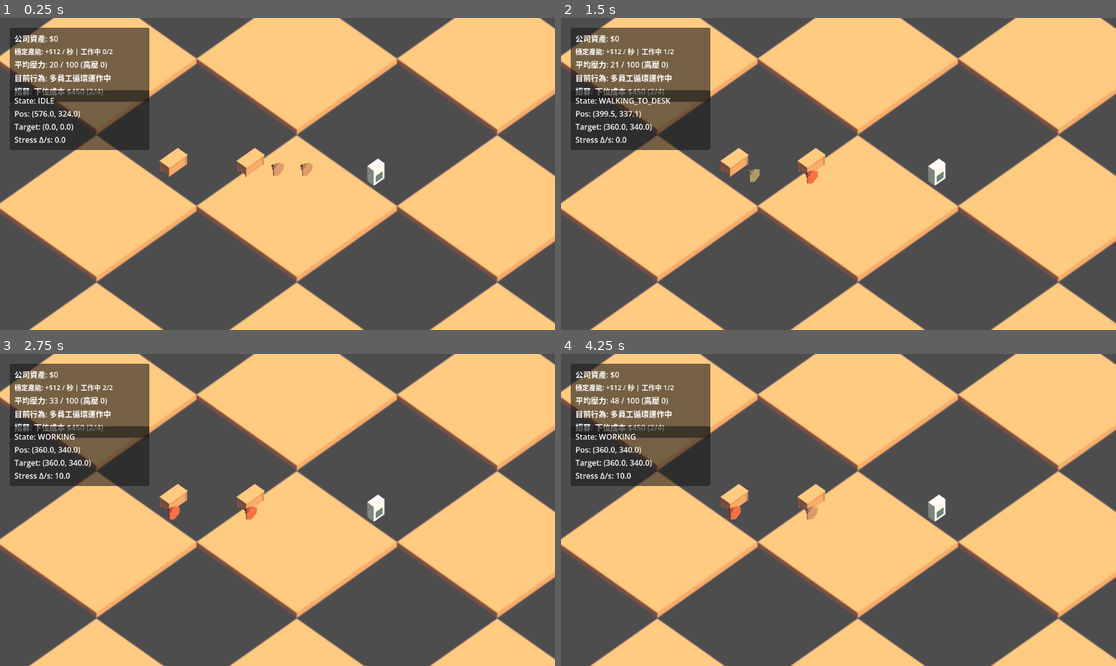
Above: before the commit, frames 1-4 (two rows, left to right).
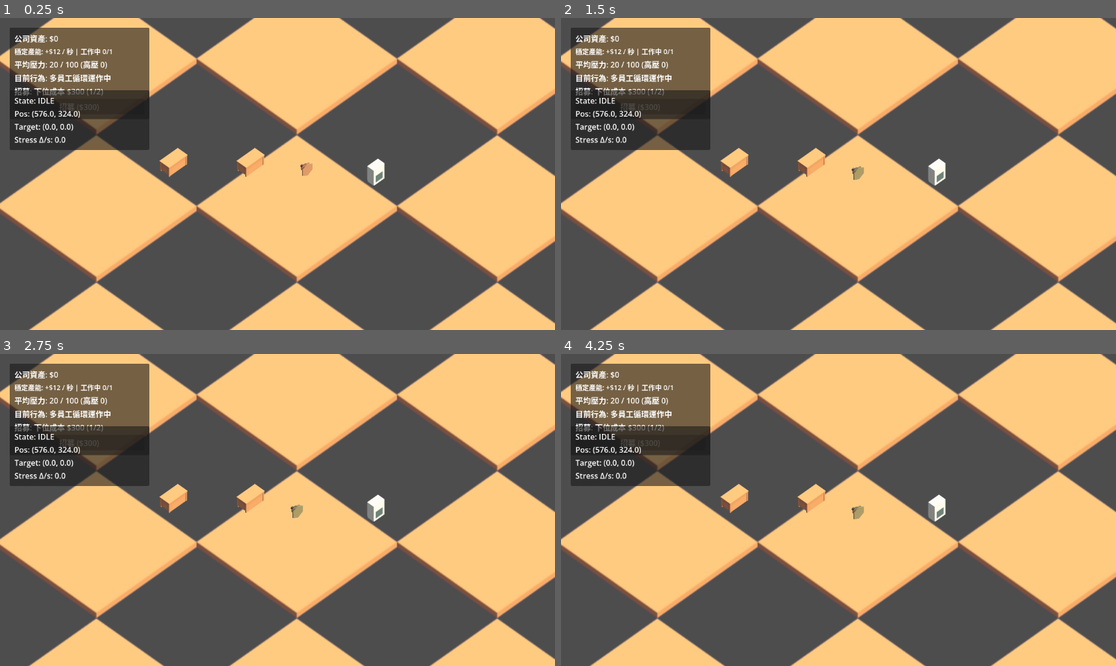
Above: after the commit, the same moments.

Repository: michaelchang-jpg/cs-tycoon
Game: Godot game, scene res://scenes/main.tscn
Same seed, same stepped clock (60 frames per second), same inputs: the game is played once before the commit and once after it.
Inputs:
- Up to frame 1 (0.25 s): no input
- Up to frame 2 (1.5 s): tap Enter at 0.5 s
- Up to frame 3 (2.75 s): tap Space at 2 s
- Up to frame 4 (4.25 s): tap Enter at 2.75 s; tap Space at 3.5 s

The runs differ from the first frame. In frame 1, 0.8% of the frame differs, in the area x 9-52%, y 10-51%; in frame 2, 1.2%; in frame 3, 1.2%; in frame 4, 1.2%, in the area x 6-55%, y 10-54%.

Commit message:
feat: implement recruit action flow with UI button
- add RecruitButton to main UI panel
- wire recruit button to manager flow
- validate capacity and funds before hiring
- deduct money and activate next employee on success
- update recruit label/button state dynamically

Co-Authored-By: Dorothy <dorothy@openclaw.ai>

Diff:
--- a/scenes/main.tscn
+++ b/scenes/main.tscn
@@ -139,7 +139,7 @@
 offset_left = 20.0
 offset_top = 20.0
 offset_right = 310.0
-offset_bottom = 154.0
+offset_bottom = 190.0
 
 [node name="MarginContainer" type="MarginContainer" parent="UI/Control/PanelContainer"]
 layout_mode = 2
@@ -171,6 +171,10 @@
 [node name="RecruitLabel" type="Label" parent="UI/Control/PanelContainer/MarginContainer/VBoxContainer"]
 layout_mode = 2
 text = "招募: --"
+
+[node name="RecruitButton" type="Button" parent="UI/Control/PanelContainer/MarginContainer/VBoxContainer"]
+layout_mode = 2
+text = "招募"
 
 [node name="DebugOverlay" type="CanvasLayer" parent="."]
 script = ExtResource("9_debug")
--- a/scripts/game_manager.gd
+++ b/scripts/game_manager.gd
@@ -10,20 +10,24 @@
 @onready var stress_label: Label = $UI/Control/PanelContainer/MarginContainer/VBoxContainer/StressLabel
 @onready var action_label: Label = $UI/Control/PanelContainer/MarginContainer/VBoxContainer/ActionLabel
 @onready var recruit_label: Label = $UI/Control/PanelContainer/MarginContainer/VBoxContainer/RecruitLabel
+@onready var recruit_button: Button = $UI/Control/PanelContainer/MarginContainer/VBoxContainer/RecruitButton
 
 @onready var job_generator: JobGenerator = JobGenerator.new()
 var employee_stats: Dictionary = {}
 var employees: Array[Employee] = []
+var employee_pool: Array[Employee] = []
 var action_cooldowns: Dictionary = {}
 var recruit_policy: RecruitmentPolicy = RecruitmentPolicy.new()
 
 var total_money: int = 0
+var active_employee_count: int = 1
 
 func _ready() -> void:
 	randomize()
 	add_child(job_generator)
 	_collect_employees()
 	_setup_employees()
+	recruit_button.pressed.connect(_on_recruit_pressed)
 	_update_money(0.0)
 	_refresh_ui_summary()
 
@@ -34,24 +38,45 @@
 	_refresh_ui_summary()
 
 func _collect_employees() -> void:
-	employees.clear()
+	employee_pool.clear()
 	for child in entities.get_children():
 		if child is Employee:
-			employees.append(child)
+			employee_pool.append(child)
+
+	employee_pool.sort_custom(func(a: Employee, b: Employee) -> bool:
+		return a.name < b.name
+	)
+	active_employee_count = clamp(active_employee_count, 1, employee_pool.size())
+	_rebuild_active_employees()
 
 func _setup_employees() -> void:
-	for i in employees.size():
-		var employee := employees[i]
+	for i in employee_pool.size():
+		var employee := employee_pool[i]
 		var desk_pos := desk_a.get_chair_global_position()
 		if i % 2 == 1:
 			desk_pos = desk_b.get_chair_global_position()
 
 		employee.setup_points(desk_pos, water_cooler.get_stand_global_position())
-		employee.stress_changed.connect(_on_stress_changed.bind(employee))
-		employee.state_changed.connect(_on_state_changed.bind(employee))
+		if not employee.stress_changed.is_connected(_on_stress_changed.bind(employee)):
+			employee.stress_changed.connect(_on_stress_changed.bind(employee))
+		if not employee.state_changed.is_connected(_on_state_changed.bind(employee)):
+			employee.state_changed.connect(_on_state_changed.bind(employee))
 		employee_stats[employee] = EmployeeStats.new()
 		employee_stats[employee].stress = employee.stress
 		action_cooldowns[employee] = 0.0
+
+	_rebuild_active_employees()
+
+func _rebuild_active_employees() -> void:
+	employees.clear()
+	for i in employee_pool.size():
+		var employee := employee_pool[i]
+		var is_active := i < active_employee_count
+		employee.visible = is_active
+		employee.set_physics_process(is_active)
+		employee.set_process(is_active)
+		if is_active:
+			employees.append(employee)
 
 func _update_employee_loop(employee: Employee, delta: float) -> void:
 	if employee.current_state == Employee.State.IDLE:
@@ -76,6 +101,8 @@
 		stress_label.text = "壓力值: --"
 		action_label.text = "目前行為: 無員工"
 		recruit_label.text = "招募: 無"
+		recruit_button.disabled = true
+		recruit_button.text = "招募"
 		return
 
 	var stress_sum := 0.0
@@ -94,14 +121,49 @@
 	stress_label.text = "平均壓力: %d / 100 (高壓 %d)" % [int(avg_stress), high_stress_count]
 	action_label.text = "目前行為: 多員工循環運作中"
 	recruit_label.text = _build_recruit_text()
+	_refresh_recruit_button()
 
 func _build_recruit_text() -> String:
 	var active_count := employees.size()
-	if not recruit_policy.can_hire(active_count):
-		return "招募: 已滿編 (%d/%d)" % [active_count, recruit_policy.employee_capacity]
+	var capacity := min(recruit_policy.employee_capacity, employee_pool.size())
+	if active_count >= capacity:
+		return "招募: 已滿編 (%d/%d)" % [active_count, capacity]
 
 	var next_cost := recruit_policy.get_next_hire_cost(active_count)
-	return "招募: 下位成本 $%d (%d/%d)" % [next_cost, active_count, recruit_policy.employee_capacity]
+	return "招募: 下位成本 $%d (%d/%d)" % [next_cost, active_count, capacity]
+
+func _refresh_recruit_button() -> void:
+	var active_count := employees.size()
+	var capacity := min(recruit_policy.employee_capacity, employee_pool.size())
+	if active_count >= capacity:
+		recruit_button.disabled = true
+		recruit_button.text = "已滿編"
+		return
+
+	var next_cost := recruit_policy.get_next_hire_cost(active_count)
+	recruit_button.disabled = total_money < next_cost
+	recruit_button.text = "招募 ($%d)" % next_cost
+
+func _on_recruit_pressed() -> void:
+	var active_count := employees.size()
+	var capacity := min(recruit_policy.employee_capacity, employee_pool.size())
+	if active_count >= capacity:
+		action_label.text = "目前行為: 招募失敗（已滿編）"
+		_refresh_recruit_button()
+		return
+
+	var next_cost := recruit_policy.get_next_hire_cost(active_count)
+	if total_money < next_cost:
+		action_label.text = "目前行為: 招募失敗（資金不足）"
+		_refresh_recruit_button()
+		return
+
+	total_money -= next_cost
+	active_employee_count += 1
+	_rebuild_active_employees()
+	_update_money(0.0)
+	action_label.text = "目前行為: 招募成功！目前 %d/%d" % [employees.size(), capacity]
+	_refresh_ui_summary()
 
 func _on_stress_changed(value: float, employee: Employee) -> void:
 	if employee_stats.has(employee):
